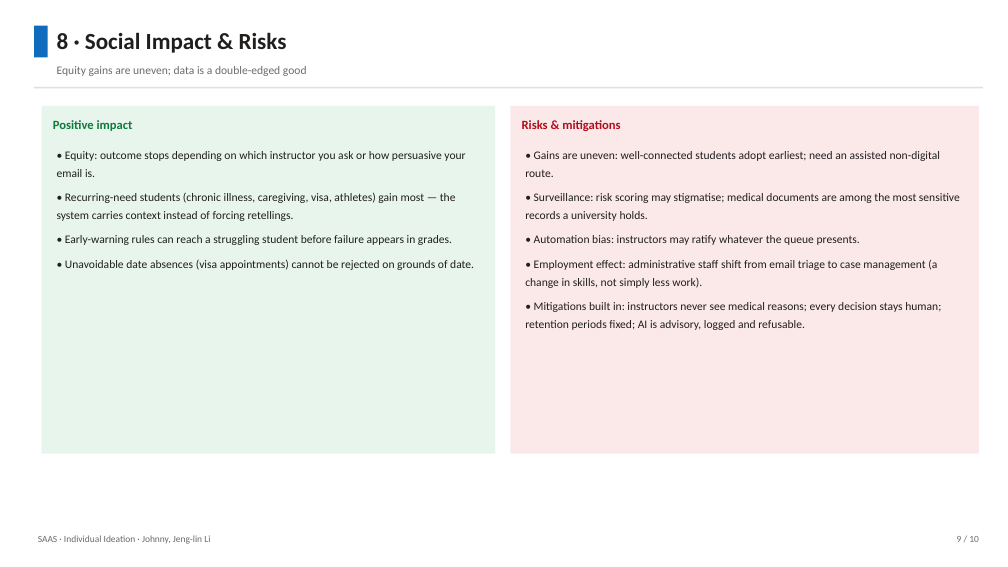
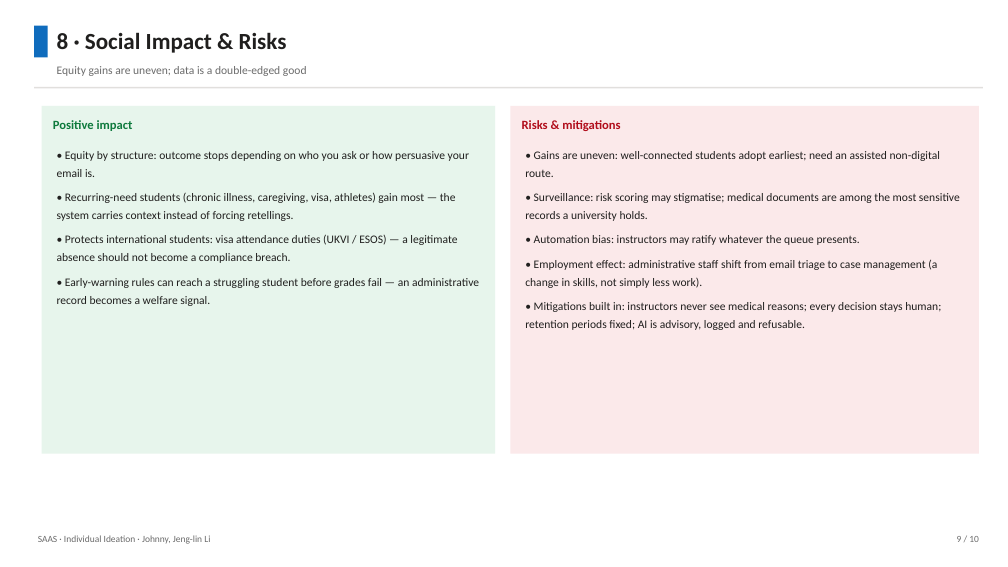
Before and after one commit to Jeng-linLi/student-absence-system, a slide deck: slide 9 of assignment/SAAS_Ideation_Presentation.pptx. Drawn at 1008x567 pixels with LibreOffice and Linux fonts; fonts in the diff are those of the drawing. Boxes give left, top, right and bottom in pixels: in the first picture for what was removed or moved away, otherwise in the second. Text is boxed around its words. In the diff, an @@ line names an element or a change of style, - is before the commit and + after.

Commit message:
docs(assignment): expand ideation essay — business model, moat, compliance drivers

```diff
--- a/assignment/SAAS_Ideation_Presentation.pptx
+++ b/assignment/SAAS_Ideation_Presentation.pptx
@@ text at <box>57,151,469,177</box>: text changed @@
-• Equity: outcome stops depending on which instructor you ask or how persuasive your email is.
+• Equity by structure: outcome stops depending on who you ask or how persuasive your email is.
@@ text at <box>57,234,479,306</box>: text changed @@
-• Early-warning rules can reach a struggling student before failure appears in grades.
-• Unavoidable date absences (visa appointments) cannot be rejected on grounds of date.
+• Protects international students: visa attendance duties (UKVI / ESOS) — a legitimate absence should not become a compliance breach.
+• Early-warning rules can reach a struggling student before grades fail — an administrative record becomes a welfare signal.
```
Also in this commit, not shown: 2 other slides changed, 4 other files.
